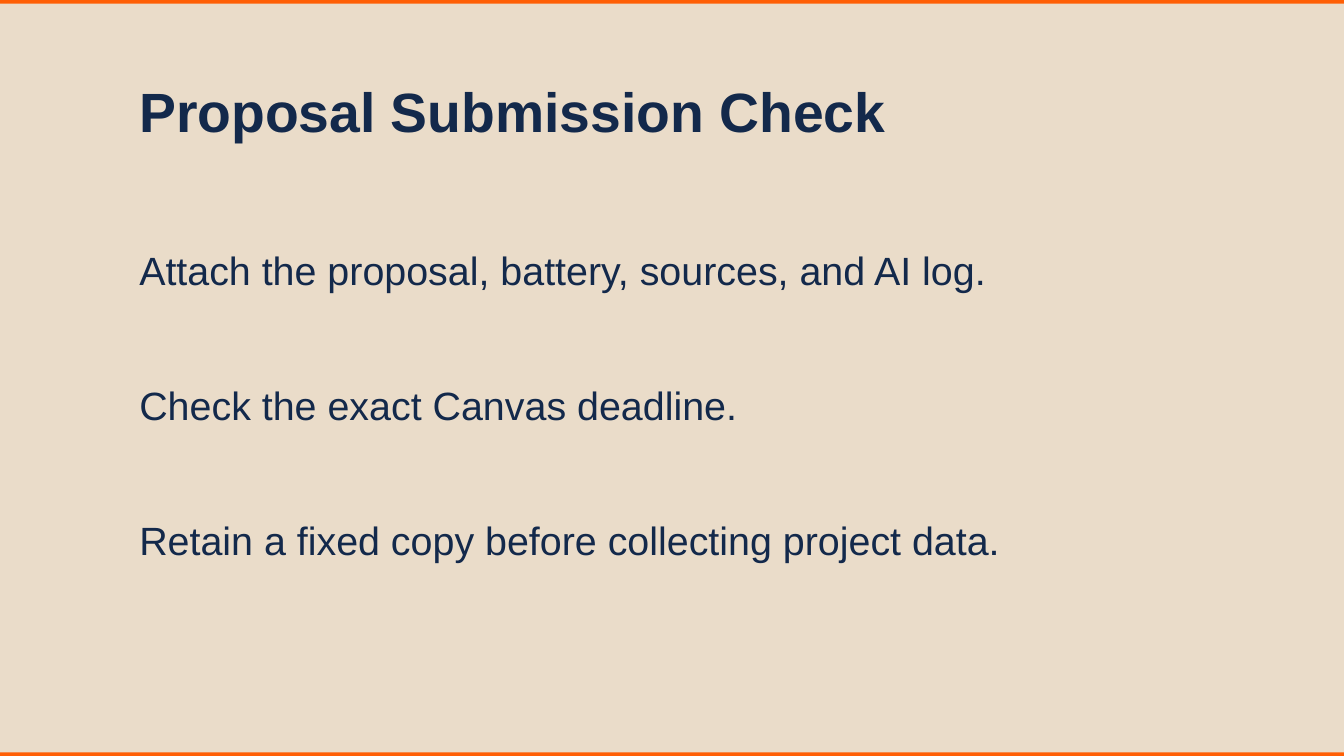
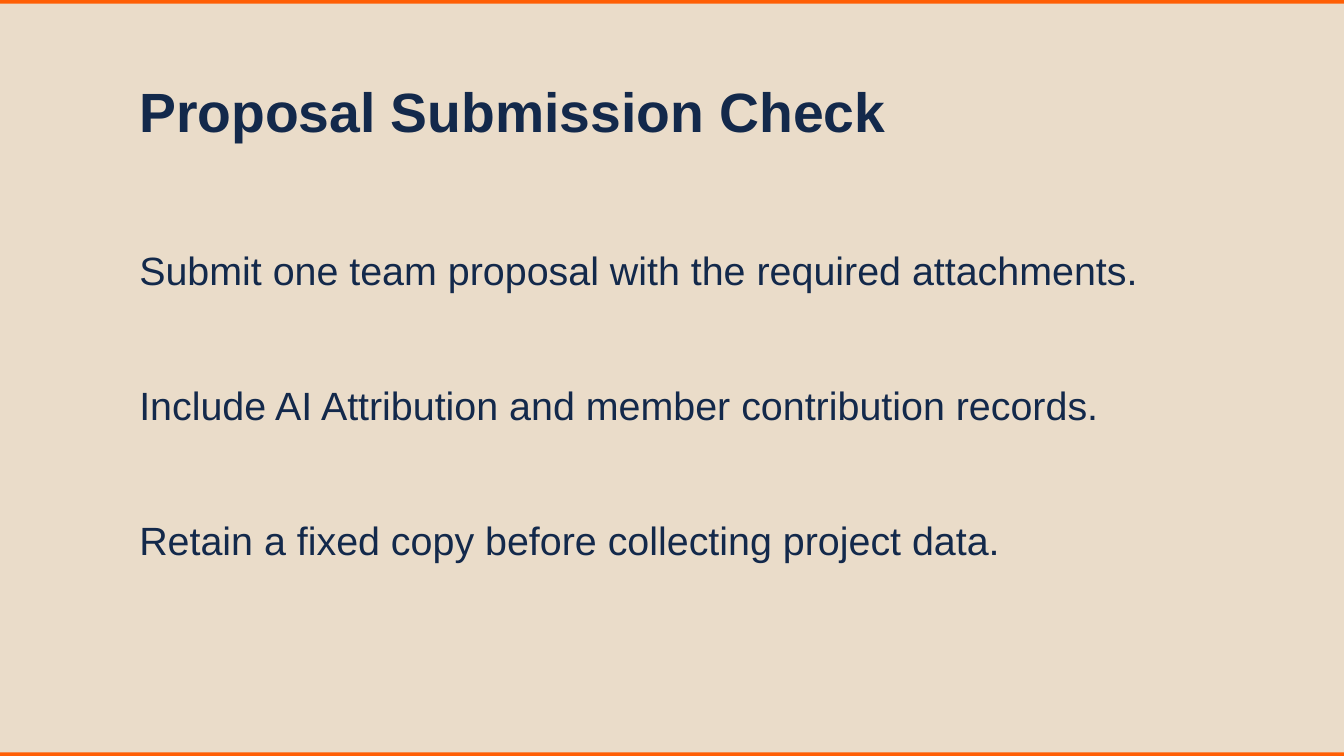
Before and after one commit to nene88991999/MSBAi_QuantumCognition, a slide deck: slide 9 of 03_Live_Sessions/M2S2_Battery_Design_and_Proposal_Workshop.pptx. Drawn at 1344x756 pixels with LibreOffice and Linux fonts; fonts in the diff are those of the drawing. Boxes give left, top, right and bottom in pixels: in the first picture for what was removed or moved away, otherwise in the second. Text is boxed around its words. In the diff, an @@ line names an element or a change of style, - is before the commit and + after.

Commit message:
Align Part 1 materials with team project, individual defenses, and 50% course weighting

```diff
--- a/03_Live_Sessions/M2S2_Battery_Design_and_Proposal_Workshop.pptx
+++ b/03_Live_Sessions/M2S2_Battery_Design_and_Proposal_Workshop.pptx
@@ text at box(139, 256, 1137, 293): text changed @@
-Attach the proposal, battery, sources, and AI log.
+Submit one team proposal with the required attachments.
@@ text at box(139, 391, 1098, 421): text changed @@
-Check the exact Canvas deadline.
+Include AI Attribution and member contribution records.
```
Also in this commit, not shown: 51 other files.
